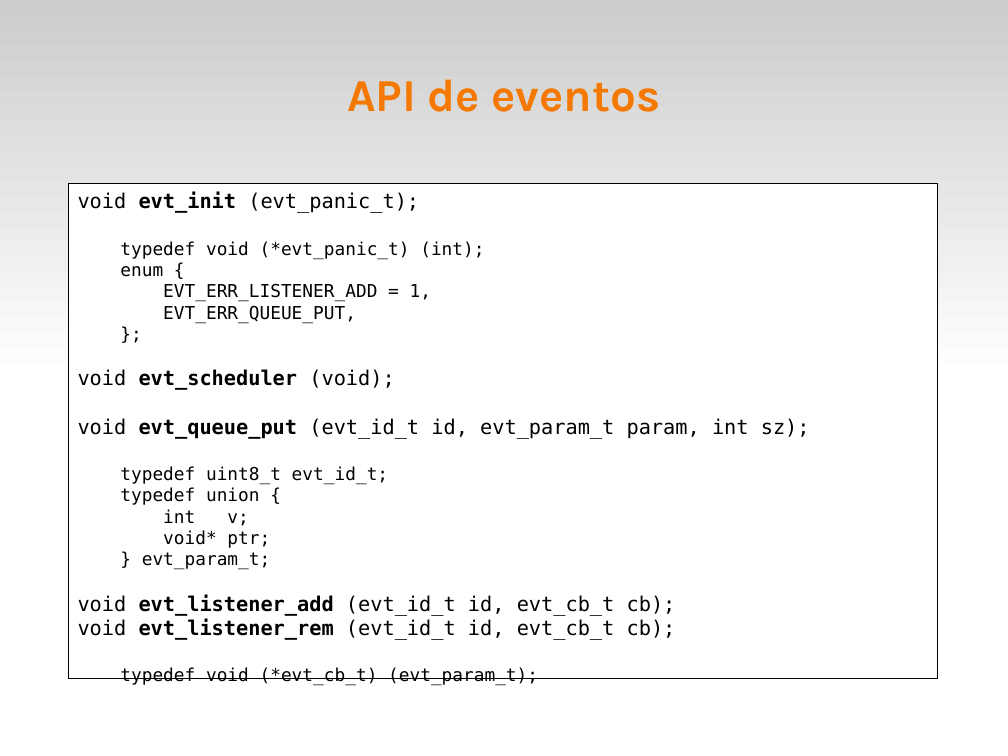
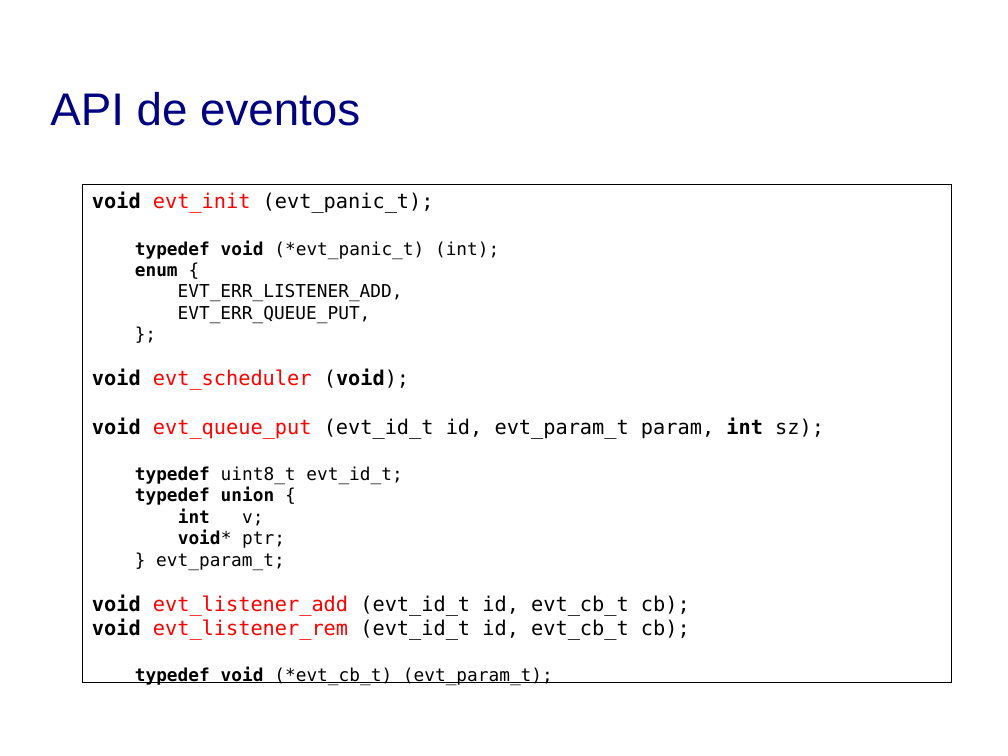
Before and after one commit to fsantanna/events, a slide deck: slide 5 of evt.odp. Drawn at 1008x756 pixels with LibreOffice and Linux fonts; fonts in the diff are those of the drawing; background and template pictures are left out. Boxes give left, top, right and bottom in pixels: in the first picture for what was removed or moved away, otherwise in the second. Text is boxed around its words. In the diff, an @@ line names an element or a change of style, - is before the commit and + after.

```diff
--- a/evt.odp
+++ b/evt.odp
@@ rectangle removed at <box>0,0,1008,378</box> @@
@@ title "API de eventos": place and size @@
-title "API de eventos" at <box>347,79,661,112</box>
+title "API de eventos" at <box>50,92,360,126</box>
@@ title "API de eventos" at <box>50,92,360,126</box>: font Karla to Arial, text colour #F57900 to #000080, bold off; alignment centre to left @@
@@ rectangle "void evt_init (evt_panic_t);": place and size @@
-rectangle "void evt_init (evt_panic_t);" at <box>69,184,938,678</box>
+rectangle "void evt_init (evt_panic_t);" at <box>83,184,952,682</box>
@@ text in rectangle at <box>92,192,824,686</box>: text colour #000000 to #FF0000, bold off in "evt_init", "evt_scheduler", "evt_queue_put", "evt_listener_add" and 1 more places; bold on in "void", "typedef void", "enum", "void (void);" and 8 more places @@
@@ text in rectangle at <box>178,283,403,302</box>: text changed @@
-EVT_ERR_LISTENER_ADD = 1,
+EVT_ERR_LISTENER_ADD,
```
Also in this commit, not shown: 21 other slides changed, 3 slides added.
